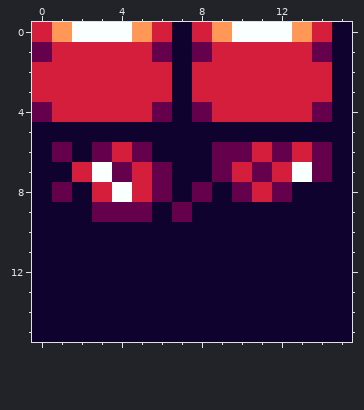
Two versions of one pixel-art sprite, Assets/Graphics/Sprites/Ground/Hell_ground.png. The picture above was drawn from the file before the commit.
The file is 16x16 pixels.
And afterwards:
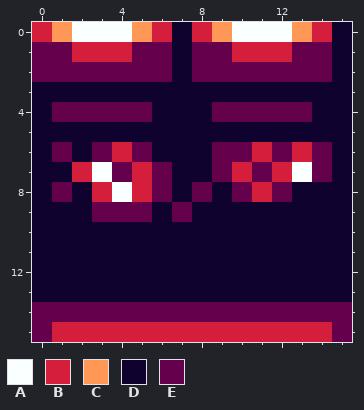
Palette (. is transparent): A #faffff  B #d41e3c  C #ff9757  D #0f022e  E #64004c
The edit:
Colour D gives way to colour B in row 15 at x 1 to 14.
Colour B gives way to colour D in row 3 at x 0 to 6 and 8 to 14.
Colour E gives way to colour D in row 4 at x 0, 6, 8 and 14.
Colour B gives way to colour E in row 1 at x 1, 5, 9 and 13; in row 2 at x 0 to 6 and 8 to 14; in row 4 at x 1 to 5 and 9 to 13.
Colour D gives way to colour E in row 14 at x 0 to 15; in row 15 at x 0 and 15.
Where, in picture pixels (left, top, right, bottom), the same in both pictures:
changed: (32, 42, 332, 122)
changed: (32, 302, 352, 342)
